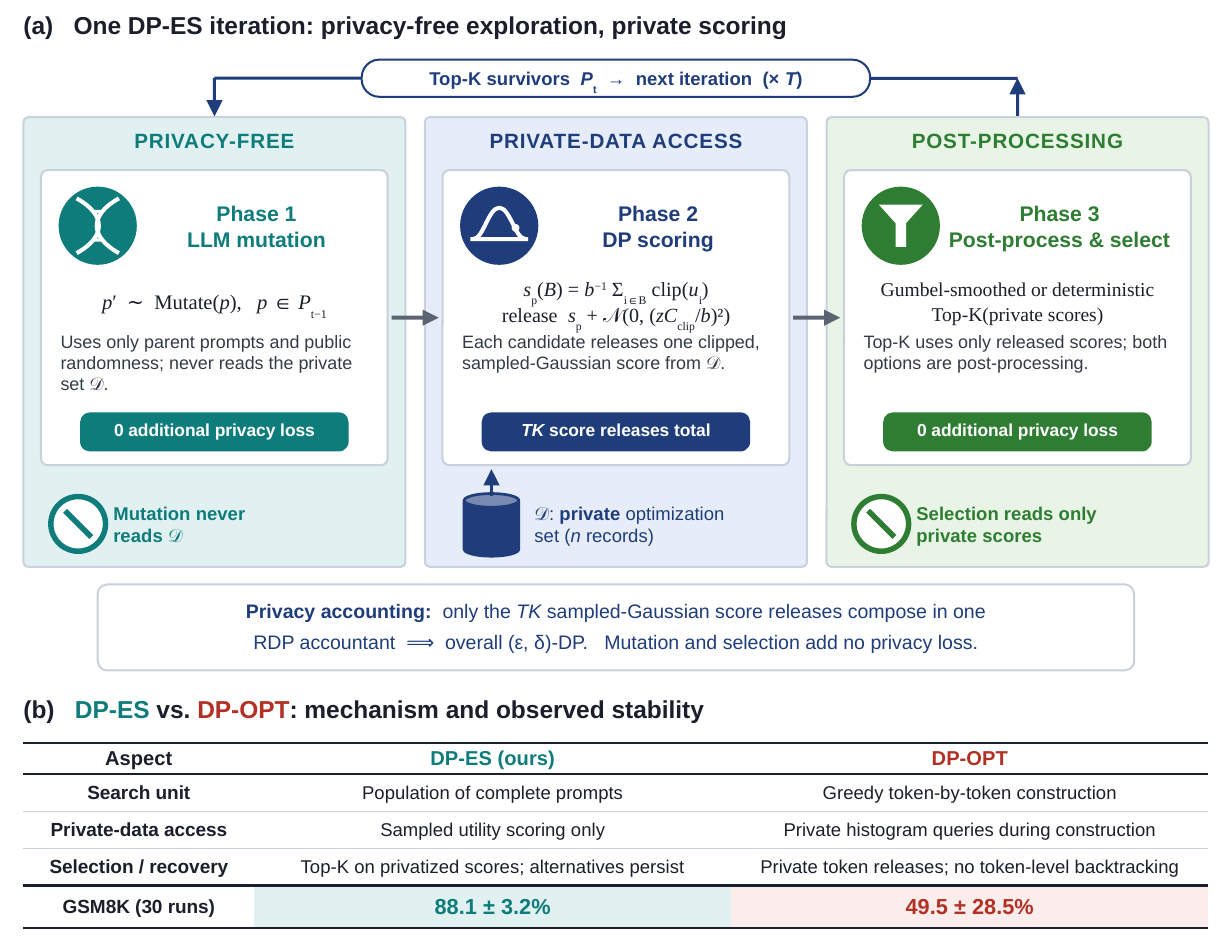
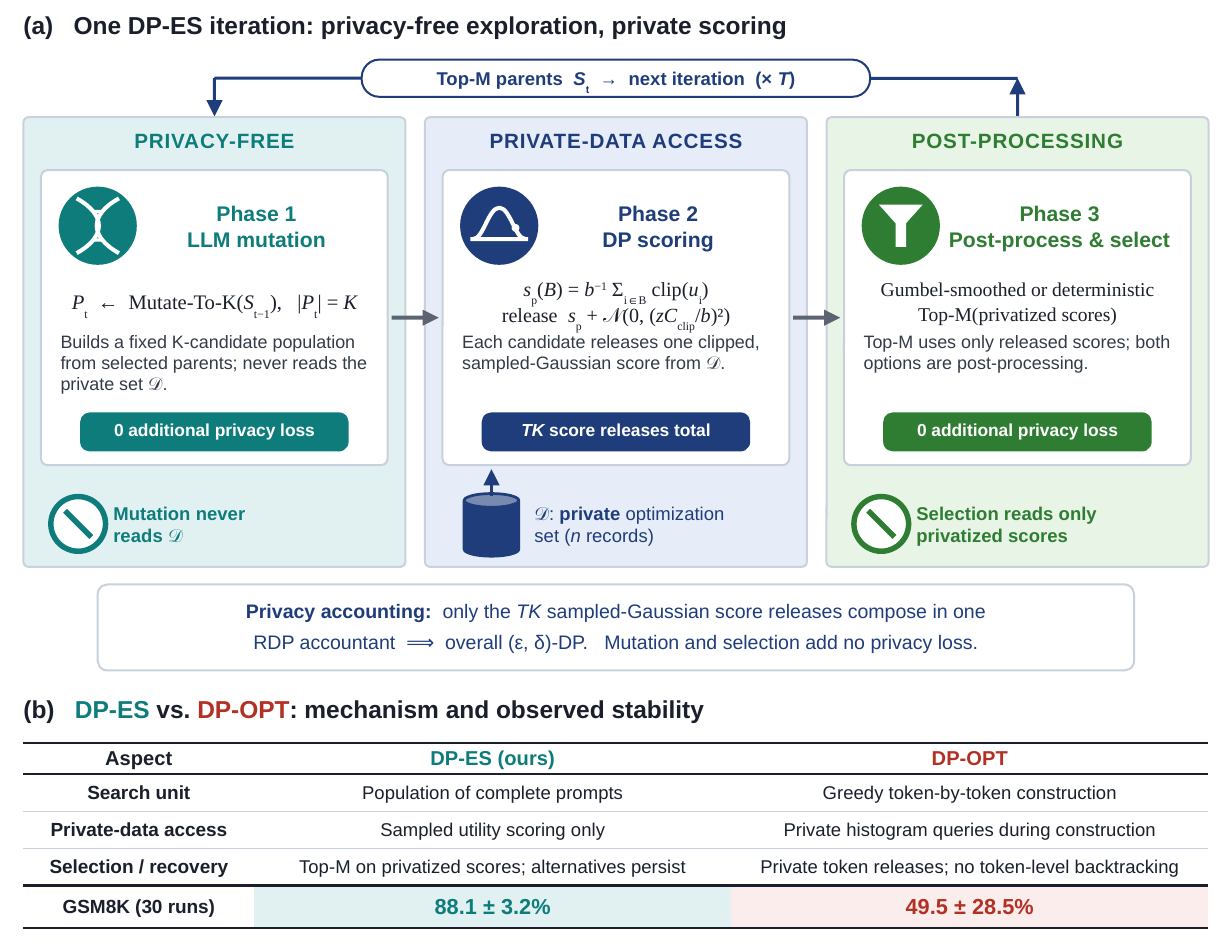
Before and after one commit to StephCpa/dp-es, a slide deck: slide 1 of paper/figures/DPES_Figure1_v2_editable.pptx. Drawn at 1232x952 pixels with LibreOffice and Linux fonts; fonts in the diff are those of the drawing. Boxes give left, top, right and bottom in pixels: in the first picture for what was removed or moved away, otherwise in the second. Text is boxed around its words. In the diff, an @@ line names an element or a change of style, - is before the commit and + after.

Commit message:
Clarify fixed-population privacy accounting

```diff
--- a/paper/figures/DPES_Figure1_v2_editable.pptx
+++ b/paper/figures/DPES_Figure1_v2_editable.pptx
@@ text at (437, 71, 795, 89): text changed @@
-Top-K survivors Pt → next iteration (× T)
+Top-M parents St → next iteration (× T)
@@ text at (129, 295, 357, 318): text changed @@
-p′ ∼ Mutate(p), p ∈ Pt−1
+Pt ← Mutate-To-K(St−1), |Pt| = K
@@ text at (918, 307, 1117, 325): text changed @@
-Top-K(private scores)
+Top-M(privatized scores)
@@ text at (61, 335, 367, 394): text changed @@
-Uses only parent prompts and public randomness; never reads the private set 𝒟.
+Builds a fixed K-candidate population from selected parents; never reads the private set 𝒟.
@@ text at (864, 335, 1170, 373): text changed @@
-Top-K uses only released scores; both options are post-processing.
+Top-M uses only released scores; both options are post-processing.
@@ text at (916, 528, 1068, 546): text changed @@
-private scores
+privatized scores
@@ table at (23, 743, 1209, 939) @@
-row 4, column 2: Top-K on privatized scores; alternatives persist
+row 4, column 2: Top-M on privatized scores; alternatives persist
```
Also in this commit, not shown: 9 other files.
